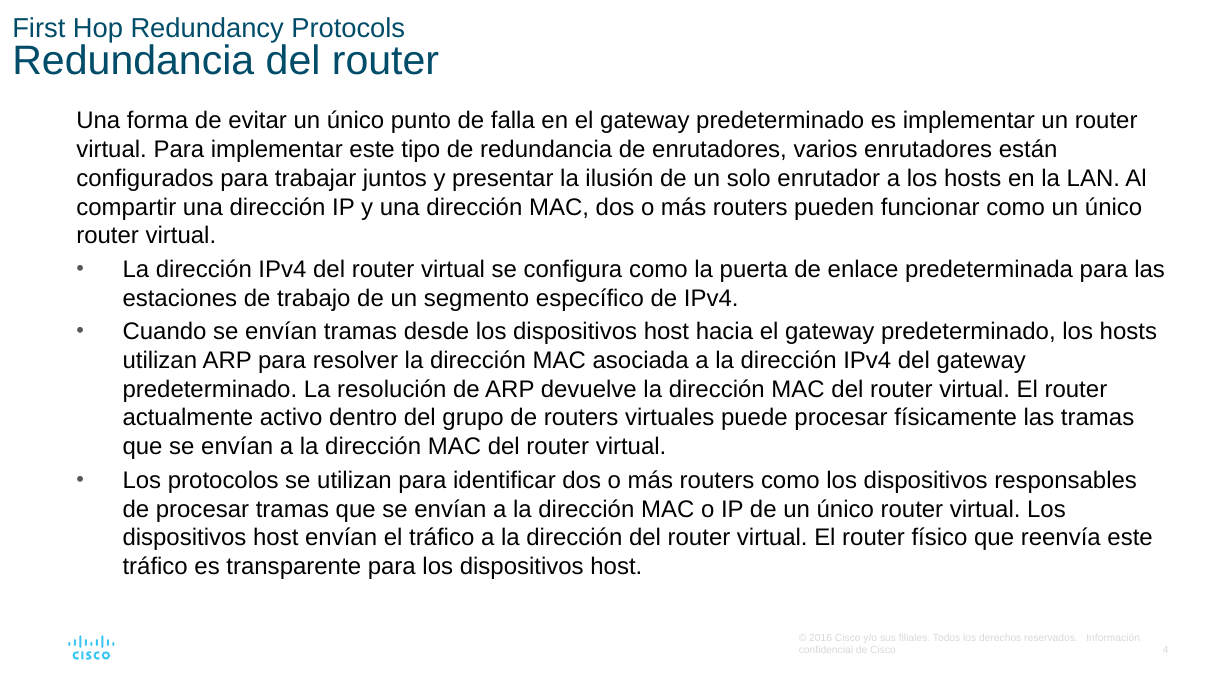
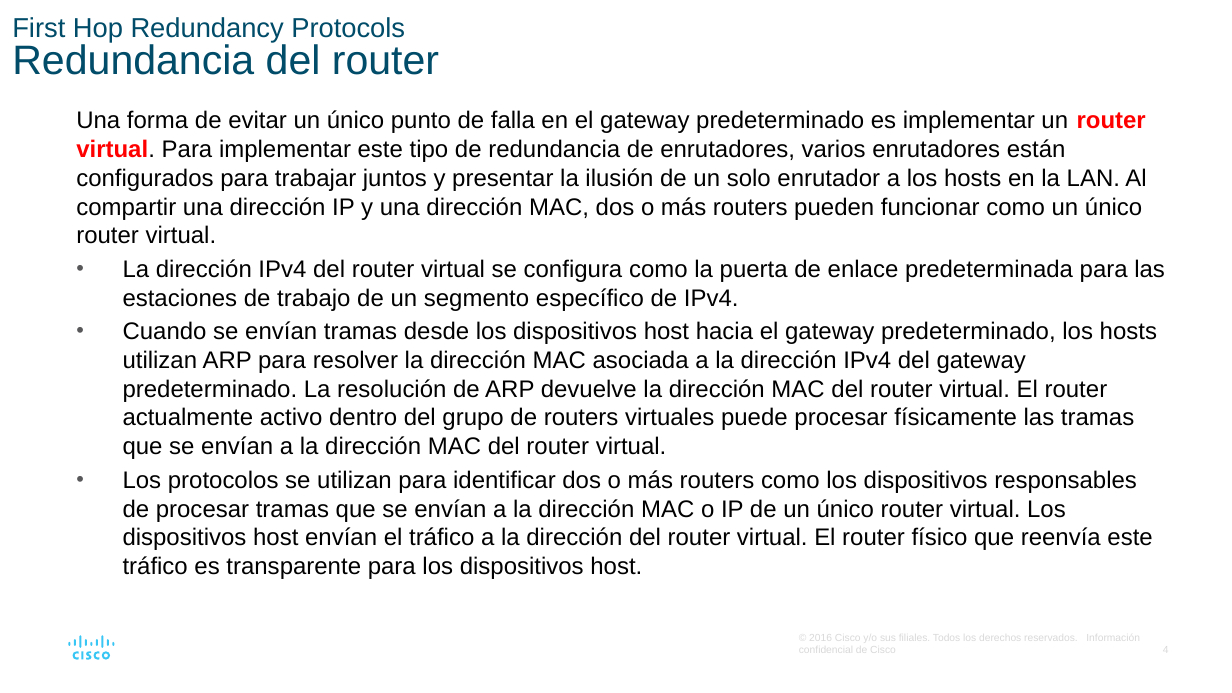
Before and after one commit to lizetheP/WAN, a slide deck: slide 4 of EjerciciosResueltos/Modulo1/1_4_HSRP/FHRP.pptx. Drawn at 1232x693 pixels with LibreOffice and Linux fonts; fonts in the diff are those of the drawing. Boxes give left, top, right and bottom in pixels: in the first picture for what was removed or moved away, otherwise in the second. Text is boxed around its words. In the diff, an @@ line names an element or a change of style, - is before the commit and + after.

```diff
--- a/EjerciciosResueltos/Modulo1/1_4_HSRP/FHRP.pptx
+++ b/EjerciciosResueltos/Modulo1/1_4_HSRP/FHRP.pptx
@@ text at [76, 110, 1146, 244]: text colour #000000 to #FF0000, bold on in "router virtual." @@
```
Also in this commit, not shown: 5 other slides changed, 2 slides removed, 12 other files.
